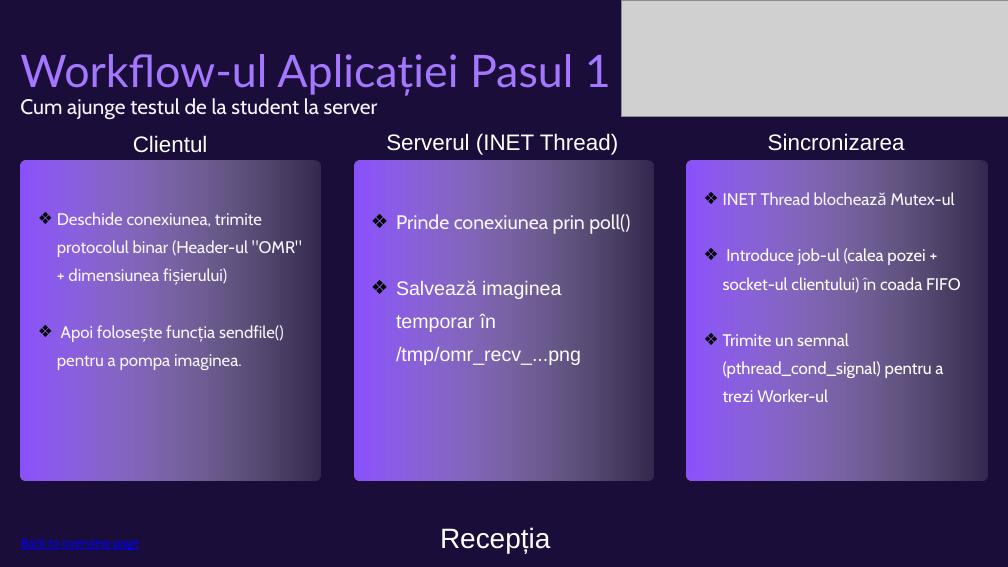
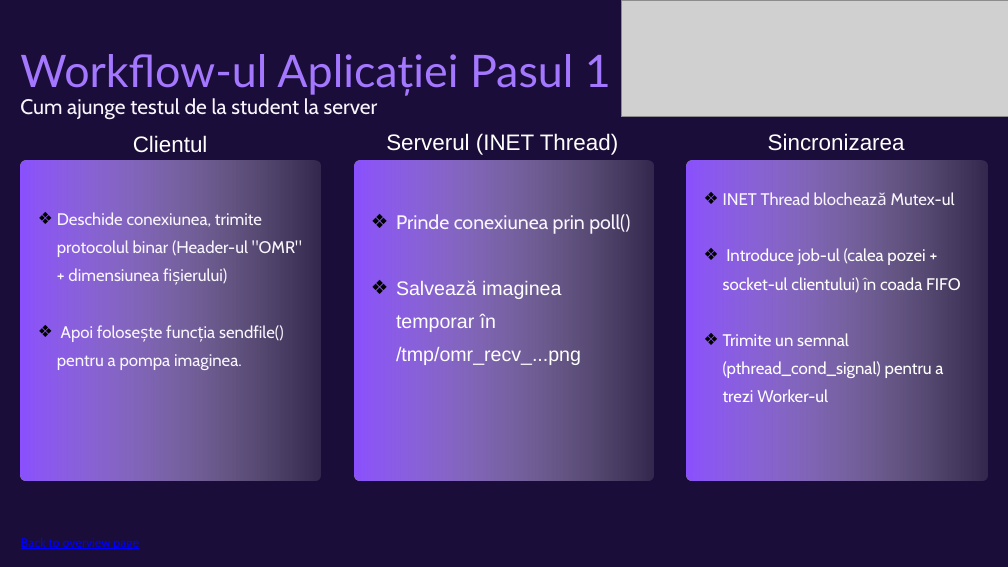
Before and after one commit to Nicu-2004/proiectpcd, a slide deck: slide 7 of PrezentarePCD.pptx. Drawn at 1008x567 pixels with LibreOffice and Linux fonts; fonts in the diff are those of the drawing; grey boxes stand for pictures. Boxes give left, top, right and bottom in pixels: in the first picture for what was removed or moved away, otherwise in the second. Text is boxed around its words. In the diff, an @@ line names an element or a change of style, - is before the commit and + after.

```diff
--- a/PrezentarePCD.pptx
+++ b/PrezentarePCD.pptx
@@ text removed at box(440, 527, 550, 554) @@
-Recepția
```
Also in this commit, not shown: 4 other slides changed.
